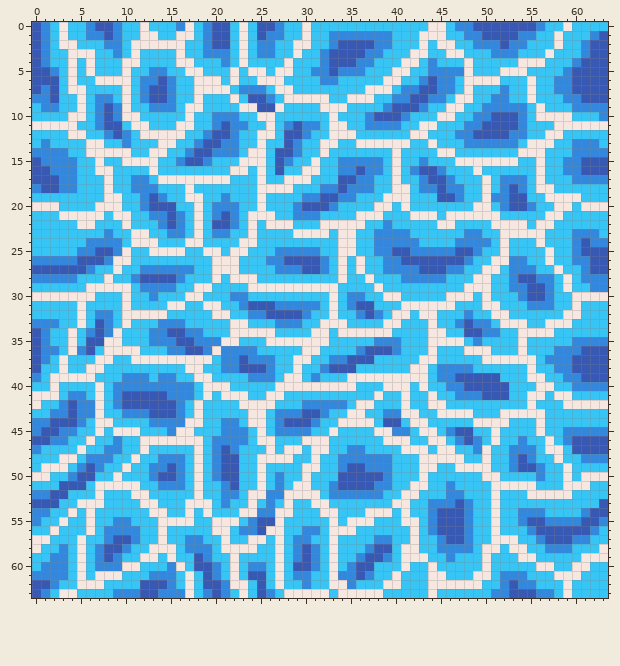
Edited in one commit: pixel-art file (AsepriteSourceFiles/Water.aseprite). Above is the file before it was changed.
64x64 pixels, 1 frame.
And afterwards:
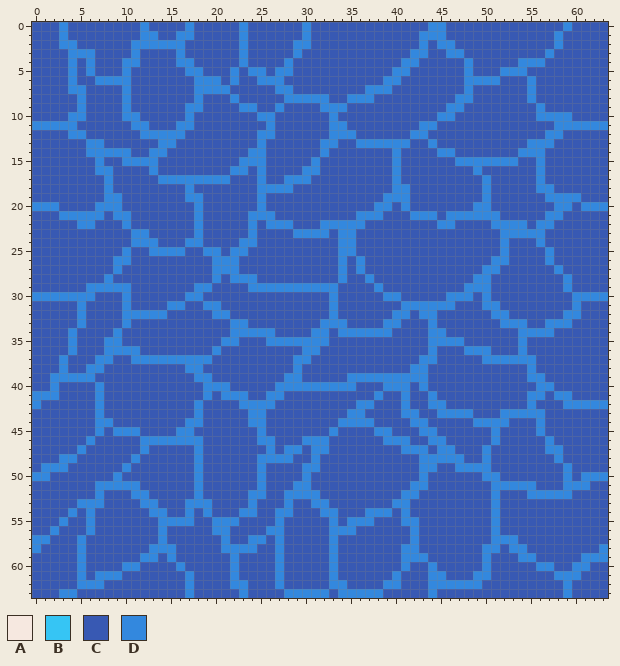
Palette (. is transparent): A #f6e8e0  B #36c5f4  C #3859b3  D #3388de
What changed:
layer "Layer 2" removed
Changed rows in their new state; - is an unchanged pixel.
Layer "Layer 1":
first column x 0:
 0 -CCDCCC--CCCDCCCCDCC--CDC--CCCDCCCCCCCCCCCCCDDCCC-------CCCDCCCC
 1 -CCDCCCC-CCCDDCCDDCC--CDC-CCCCDCCCCCCCCCCCCDDDCCCC----CCCCDCCCC-
 2 -CCDDCCCCCCDDDDDDCCC--CDCCCCCDDCCC----CCCCCDCDDCCCCC-CCCCCDCCC--
 3 -CCCDDDCCCCDCCCCDCCCCCCDCCCCCDCCC----CCCCCDDCCDDCCCCCCCCCDCCCC--
 4 -CCCDCDCCCDDCCCCDDCCCCCDCCCCDCCCC---CCCCCDDCCCCCDCCCCCDDDCCCC---
 5 --CCDCDCCCDCCCCCCDDCCCDCDDCDDCCCC-CCCCCCDDCCCCCCDCCCDDDCCCCC----
 6 ---CDCCDDDDCCC-CCCDDDCDCCDDDCCCCCCCCCCCDDCCC-CCCDDDDCCCDCCCC----
 7 -C-CDDCCCCDCC--CCCDDDDCCCCCDDCCCCCCCCDDDCCC--CCCDCCCCCCDCCCC----
 8 CC-CCDCCCCDCC--CCCDCCCDC--CCDDDDDCCDDDCCCC--CCCDDCCCCCCDCCCCC---
 9 CCCCCDCC-CDCCCCCCDDCCCCDD--DCCCCDDDCCCCC---CCCDDCCCCCCCCDCCCCCCC
10 CCCCDDCC-CDDCCCCCDCCCCCCCDDCCCCCCDCCCC---CCCCDDCCCC---CCDDDDCCCC
11 DDDDDCCC--CDDCCCDDCCC-CCCCDCC-CCCDDCCCCCCCCDDCCCCC----CCCCDDDDDD
12 CCCCDDCCC-CCDDDDDCCC--CCCDDC--CCCDDDCCCCCCDDCCCCC----CCCCDDCCCCC
13 CCCCCCDDCCCCCCDDCCC--CCCCDCC-CCCDDCCDDDDDDCCDCCCCCCCCCCDDDCCCCCC
14 CCCCCCDDDDDCCDDCCC--CCCCDDC--CCCDCCCCCCCDCCCCDDCCCCCCCDDDCCCCCCC
15 -CCCCCCDCCDDDDCCC--CCCCDDDC-CCCDCCCCCCCCDCCCCCCDDDDDDDCCDCCCC---
16 --CCCCCDDCCCCDCCCCCCCCDDCDC-CCDDCCCC-CCCDCC--CCCCDCCCCCCDCCCC---
17 ---CCCCCDCCCCCDDDDDDDDCCCDCCDDDCCC--CCCCDCCC--CCCCDCCCCCDCCCCCCC
18 C--CCCCCDCCCCCCCCDCCCCCCCDDDDCCCCC-CCCCCDDCCC-CCCCDCC-CCDDCCCCCC
19 CCCCCCCCDDCCC-CCCDDCCCCCCDCCCCCC--CCCCCDDDCCC--CCCDCC--CCDDDDCCC
20 DDDCCCCDDDCCC---CCDCCCCCCDCCCC---CCCCCDDCDCCCCCCCDDCC--CCCDDCDDD
21 CCCDDDDDCDDCCCC-CCDCC-CCDDDCCCCCCCCCDDDCCCDDDCDDDDDDCCCCCDDCCCCC
22 CCCCCDDCCCDCCCC-CCDC--CCDCDDDCCCDDDDDCCCCCCCCDDCCCCDDDDCDDCCCCCC
23 CCCCCCCCCCCDDCCCCCDCCCCCDCCCCDDDDCDDCCCCCCCCCCCCCCCCDDDDDCCCCCCC
24 CCCCCCCCCCCDDDCCCDDCCCCDDCCCCCCCCCDDCCCCCCCCCCCCCCCCDCCCDCCCC-CC
25 CCCCCCC--CDCCDDDDCCDDCDDCCCCCCCCCCDDCCCC--CCCCC--CCCDCCCCDCCC---
26 CCCCC---CDDCCCCCCCCCDDDCCCCC----CCDCDCCCC-------CCCDDCCCCDCCCC--
27 ------CCCDCCCCCCCCCCDDDCCCCCCC--CCDCDCCCCCC---CCCCDDCCCCCCDCCC--
28 CCCCCCCCDCCC----CCCCDCDDDCCCCCCCCCDCCDCCCCCCCCCCCDDCCC--CCCDCCCC
29 CCCCCCDDDDDCCCCCCCDDCCCCDDDDDDDDDDCCCCDCCCCCCCCCDDDCCCC--CCDCCCC
30 DDDDDDDCCCDCCCCCCDDCCCCCCCCCCCCCCDCCCCCDDCCCCCDDDCDCCCC--CCCDDDD
31 CCCCCDCCCCDCCCCDDCCDDCCC---CCCCCCDCC--CCCDDDDDDCCCDDCCCCCCCCDCCC
32 CCCCCDCCCCDDDDDCCCCCDDCCCC----CCCDCCC-CCDDCDDCCCCCCDDCCCCCCDDCCC
33 CCCCCDC-CCDCCCCCCCCCCCDDCCCCCCCCDDDCCCCDDCCCDCCC-CCCDDDCCDDDCCCC
34 -CCCDCC-CDCCCCC--CCCCCDDDDDCCCCDDCDDDDDDCCCCDDCC--CCCCDDDDCCCCCC
35 -CCCDC--DDCCCCCC--CCCDDCCCDDDDDDDCCCCCCCCCCCDDDDCCCCCCDCCCCCCCCC
36 -CCCDC-CDDDDCCCCC--CDCCCCCCCCCDDCCCCC---CCCCDCCCDDDCCCDCCCCCC---
37 -CCDCCCDDCCDDDDDDDDDCCC-CCCCCDDCCCC---CCCCCDDCCCCCDDDDDDCCCC----
38 -CCDCCDDCCCCCCCCCDDCCCC---CCCDCCC---CCCCCCDDCCCCCCCCCCCDCCCC----
39 CCDDDDDCCCCCCCCCCCDDCCCCCCCCDDCCCCCDDDDDDDDDCCC-----CCCDDCCCC---
40 CCDCCCCDCCCCCCCCCCCDDDCCCCCDDDDDDDDDCCCDDDCDCCCC-----CCCDDCCCCCC
41 DDDCCCCDCC-----CCCCDCDDDCCDDCCCCCCCCCCDCCDCCDCCCCC---CCDDCDDCCCC
42 DCCC-CCDCC------CCDCCCCDDDDCCCCCCCCCDDCCCDCCDDCCCCCCCCCDCCCDDDDD
43 CCCC-CCDCCCCC---CCDCCCCCDDCCCC--CCCDDCCCCDDCCDDDDCCCDDDDDCCCCCCC
44 CC---CCDDCCCCCCCCDDCCCCCDDCC---CCCDDDDC--CDDCCCCCDDDDCCCDCCCCCCC
45 C--CCCCDCDDDCCCCDDCCCCCCCDCCCCCCCDCCCCDDCCCDDCC--CCDCCCCDCCCCCCC
46 --CCCCDCCCCCDDDDDDDCCCCCCDDCCCDDDCCCCCCDDDCCDDCC-CCDCCCCCDCC----
47 CCCCCDCCCCCCDCCCCCDCC-CCCCDCDDCDDCCCCCCCCDDDCDDCCCDCCCCCCDDC----
48 CCCDDCCCCCCDCCCCCCDCC--CCDDDDCCDCCCCCCCCCCCDDDDDCCDCCC-CCCDCCCCC
49 CDDDCC-CCCDCCCC-CCDCC--CCDCCCCDDCCC--CCCCCCDDCCDDDDCCC--CCCDCCCC
50 DDCCC--CCDCCCC--CCDCC--CCDCCCCDCCC-----CCCCDCCCCCCDDCCCCCCCDCDDD
51 CCC---CDDDDDCCCCCCDCCC-CCDCCCDDCCC----CCCCDDCCCCCCCDDDDDCCCDDDCC
52 CC--CCCDCCCDDCCCCCDCCCCCDDCCDDDDCCCCCCCCCDDCCCCCCCCDCCCDDDDDCCCC
53 ---CCDDDCCCCDDCCCDDDCCCCDCCCDCCDDCCCCCCCDDCCCCC-CCCDCCCCCCCCCCC-
54 CCCCDCDCCCCCCDDCCDCDCCCDDCCDDCCCDDCCCDDDCDCCC---CCCDCCCCCCCCCC--
55 CCCDCCDCCCCCCCDDDDCCDDDCC--DCCCCCDCDDDCCCDDCC---CCCDCCC--CCCC--C
56 CCDCCCDCCCCCCCDCCCCCDDCCC-DDCCCCCDDDCCCCCCDCC---CCCDCCCC------CC
57 DDCCCDCCC--CCCDCCCCCCDCCDDCDCCCCCDCCCCCCCCDCCC--CCCDDDCCC---CCCC
58 DCCCCDCC--CCCDDDCCCCCDDDDCCDCC-CCDCCCC--CDDCCCCCCCDDCDDCCCCCCCCD
59 CCCCCDCC-CCCDDCDCC-CCCDCCCCDCC-CCDCCC--CCDDDCCCCCCDCCCDDCCCCCDDD
60 CCCCCDCCCCDDCCCCDC--CCDCCCCDC--CCDCC--CCCDCCDCCCCCDCCCCCDDCCDDCC
61 CCCCCDCDDDCCCCCCCDC-CCDC--CDCCCCCDCC-CCCDCCCDDCCCDDCCCCCCCDDDCCC
62 --CCCDDDCCCC---CCDC--CDDC-CDCCCCCDDCCCCDDCCCDDDDDDCCC-CCCCCDCCCC
63 -CCDDCCCCCCC--CCCDCC-CCDC-CCDDDDDCDDDDDCCCCCDCCCCCCCC---CCCDCCCC
Boxes around the changes in both pictures, in picture pixels (x1, y1, x2, y2):
changed: (32, 22, 608, 598)
